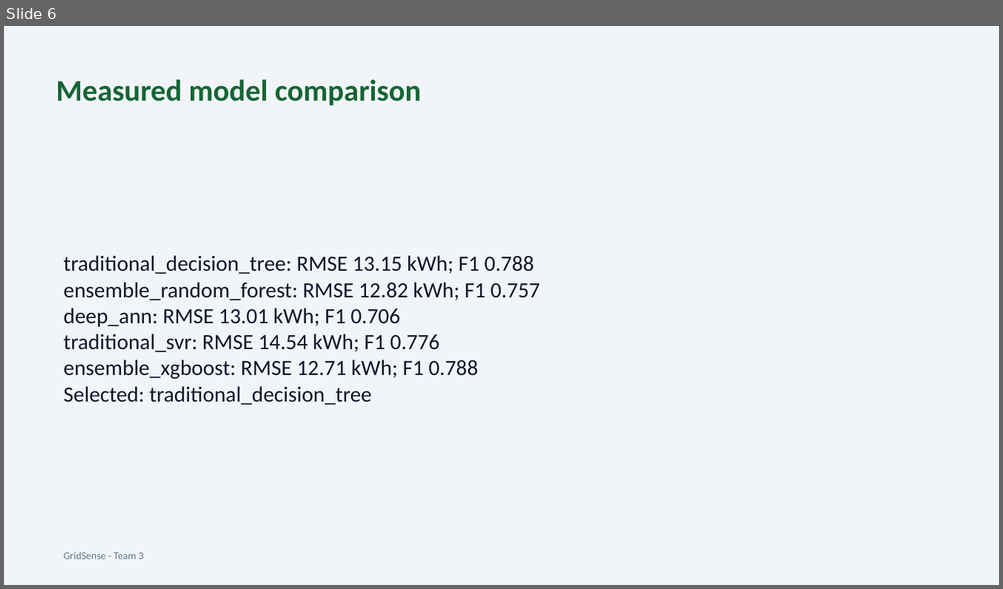
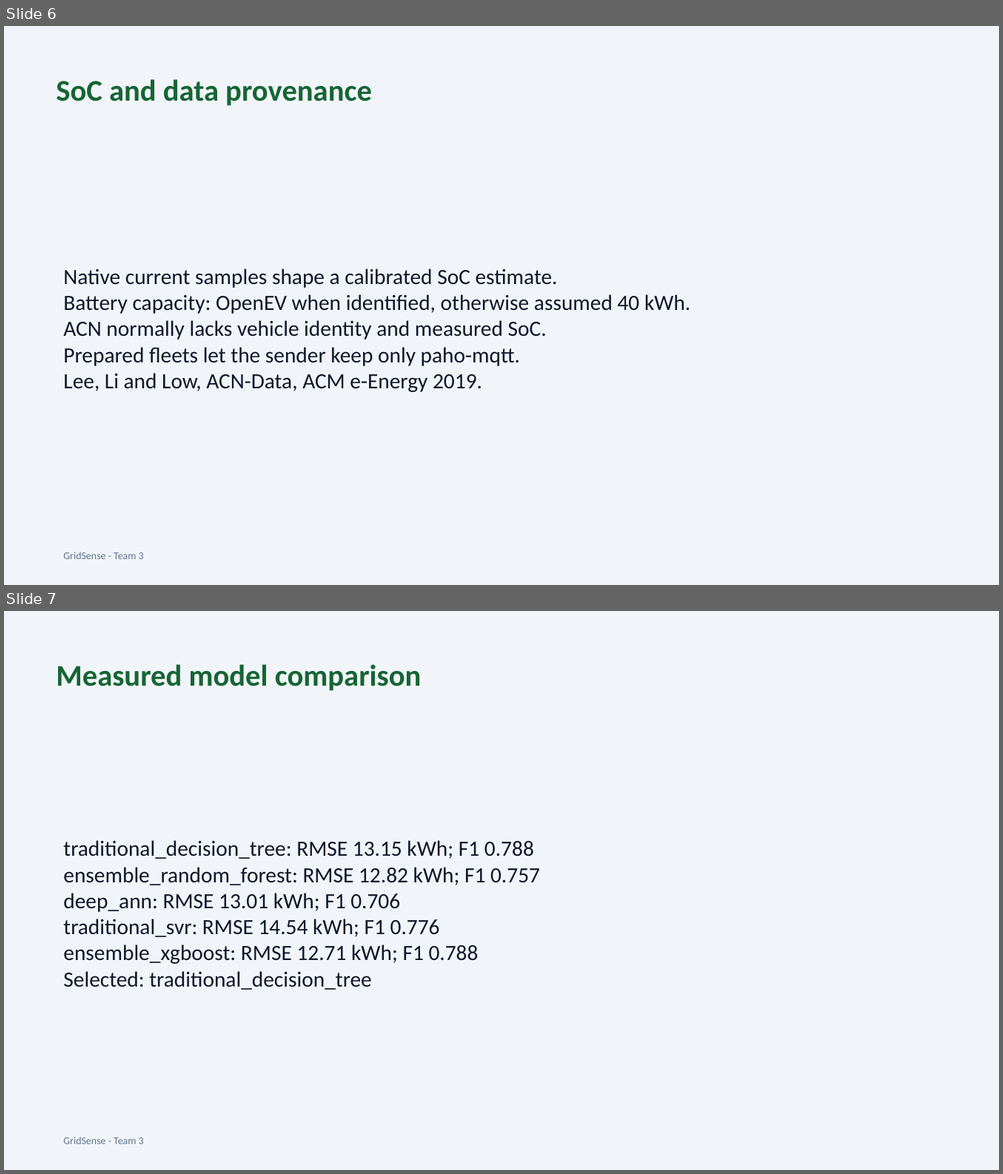
Before and after one commit to DavidShibu/gridsense, a slide deck: GridSense_Presentation.pptx. Shown one above the other, each under a label of ours: slide 6 before the commit, slides 6 and 7 after it. The pictures are 1003x589 and 1003x1174 pixels, drawn with LibreOffice and Linux fonts; fonts in the diff are those of the drawing. Boxes give left, top, right and bottom in pixels: in the first picture for what was removed or moved away, otherwise in the second. Text is boxed around its words. In the diff, an @@ line names an element or a change of style, - is before the commit and + after.

```diff
--- a/GridSense_Presentation.pptx
+++ b/GridSense_Presentation.pptx
@@ slide 6 added at [4, 26, 999, 585], background #F1F5F9 @@
@@ text added at [56, 79, 372, 106], 29 pt, text #166534, bold @@
+SoC and data provenance
@@ text added at [63, 269, 690, 392], 21 pt, text #0F172A @@
+Native current samples shape a calibrated SoC estimate.
+Battery capacity: OpenEV when identified, otherwise assumed 40 kWh.
+ACN normally lacks vehicle identity and measured SoC.
+Prepared fleets let the sender keep only paho-mqtt.
+Lee, Li and Low, ACN-Data, ACM e-Energy 2019.
@@ text added at [63, 552, 144, 560], 10 pt, text #64748B @@
+GridSense - Team 3
@@ what was slide 6 is now slide 7 @@
```
Also in this commit, not shown: 3 slides changed, 34 other files.
